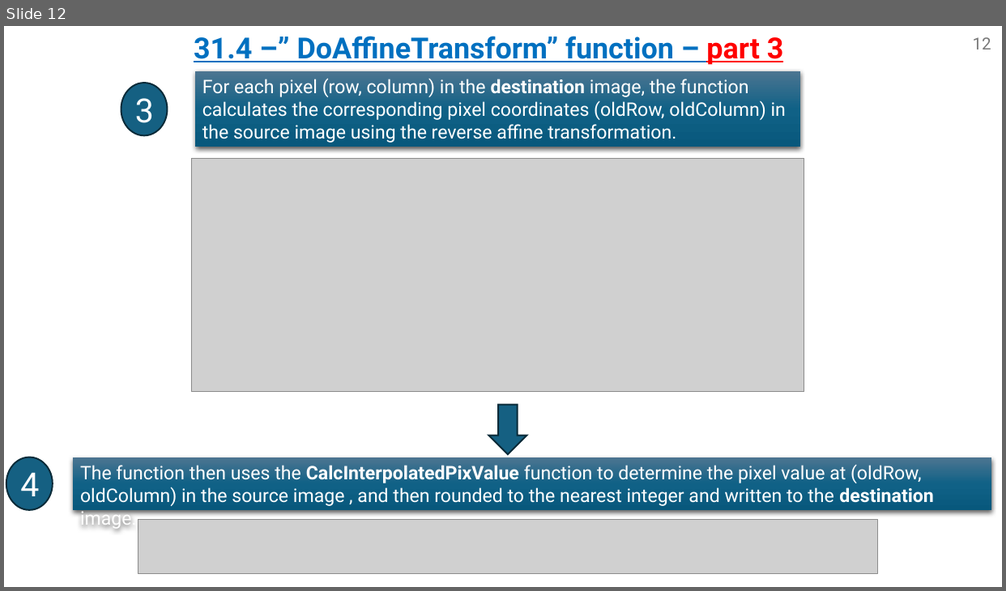
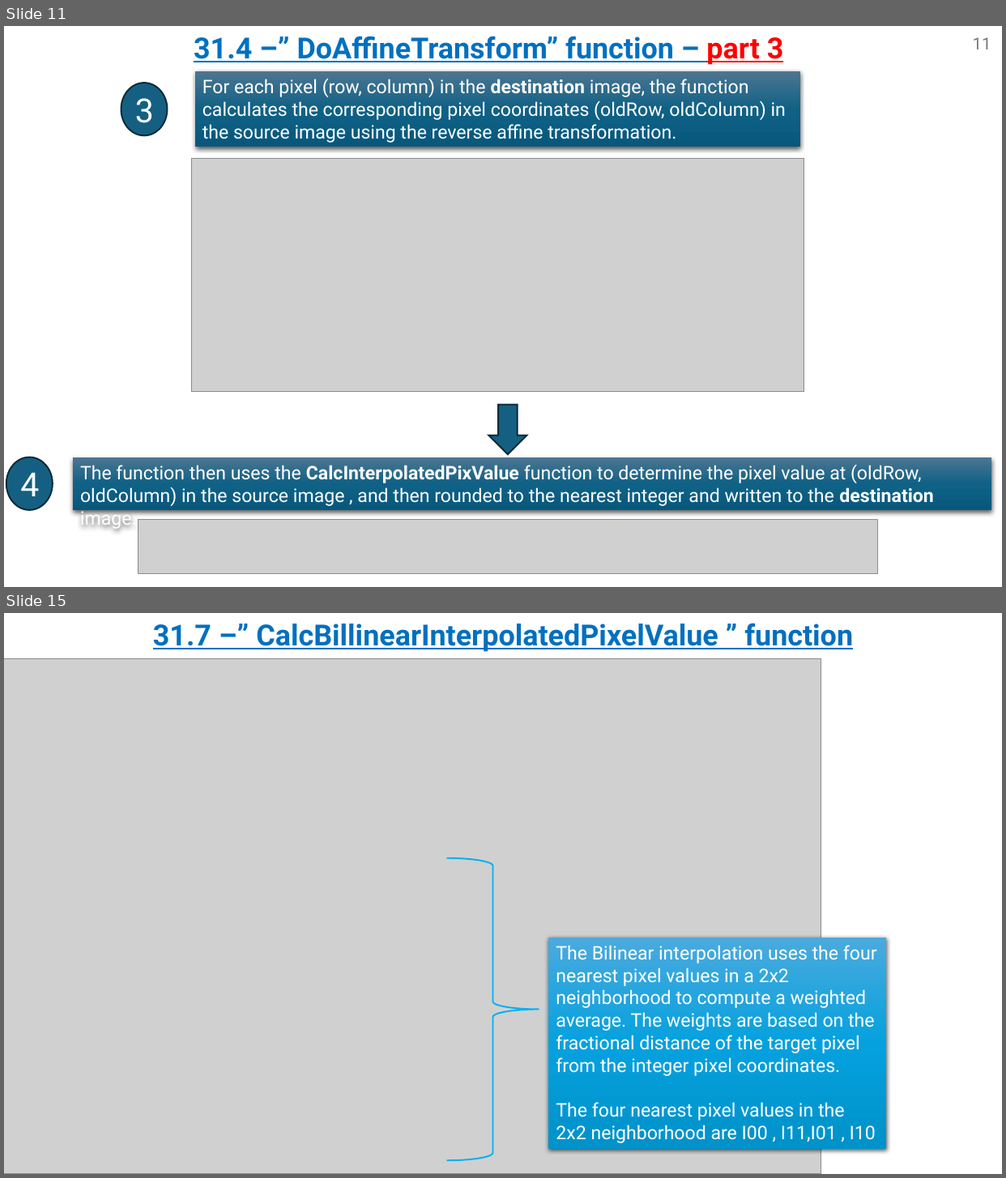
Before and after one commit to omripony/image-processing, a slide deck: labs/lab31-waiting for grade/version 2/1950-2210-7939-ImPr31-2.pptx. Shown one above the other, each under a label of ours: slide 12 before the commit, slides 11 and 15 after it; the slides between them are not shown. The pictures are 1006x591 and 1006x1178 pixels, drawn with LibreOffice and Linux fonts; fonts in the diff are those of the drawing; grey boxes stand for pictures. Boxes give left, top, right and bottom in pixels: in the first picture for what was removed or moved away, otherwise in the second. Text is boxed around its words. In the diff, an @@ line names an element or a change of style, - is before the commit and + after.

```diff
--- a/labs/lab31-waiting for grade/version 2/1950-2210-7939-ImPr31-2.pptx
+++ b/labs/lab31-waiting for grade/version 2/1950-2210-7939-ImPr31-2.pptx
@@ slide 15 added at box(4, 613, 1002, 1174), background #FFFFFF @@
@@ text added at box(153, 623, 853, 652), 28 pt, text #0070C0, bold, underline @@
+31.7 –” CalcBillinearInterpolatedPixelValue ” function
@@ picture added at box(4, 658, 820, 1174) @@
@@ right brace added at box(446, 858, 539, 1161), outline #00B0F0 1.5 pt @@
@@ rectangle added at box(549, 938, 887, 1150), fill gradient #4CAADF to #05A2DF to #0092CB, 18 pt, text #FFFFFF @@
+The Bilinear interpolation uses the four nearest pixel values in a 2x2 neighborhood to compute a weighted average. The weights are based on the fractional distance of the target pixel from the integer pixel coordinates.
+The four nearest pixel values in the 2x2 neighborhood are I00 , I11,I01 , I10
@@ what was slide 12 is now slide 11 @@
@@ page number at box(973, 37, 991, 49): text changed @@
-12
+11
```
Also in this commit, not shown: 14 slides changed, 1 other slide added, 3 slides removed.
